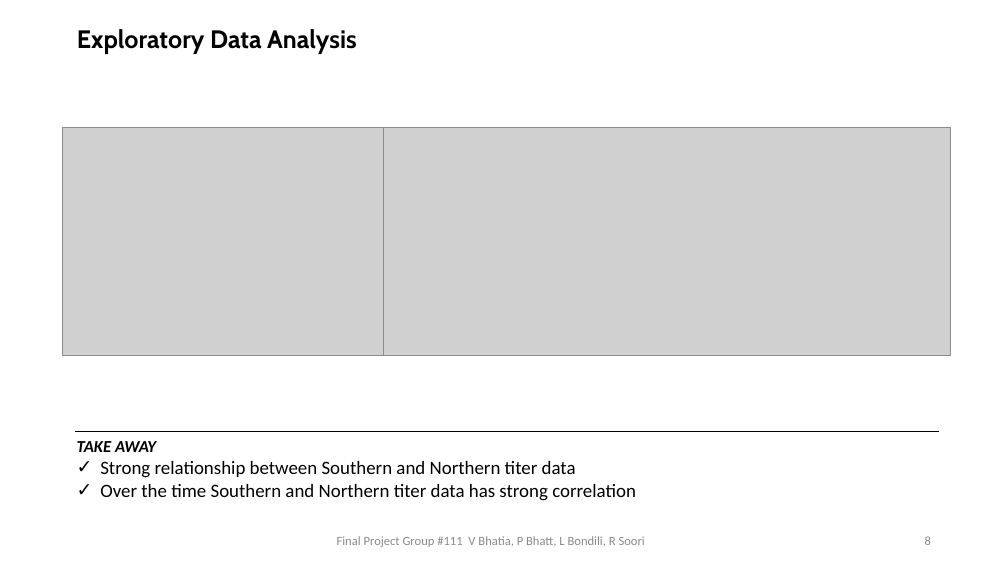
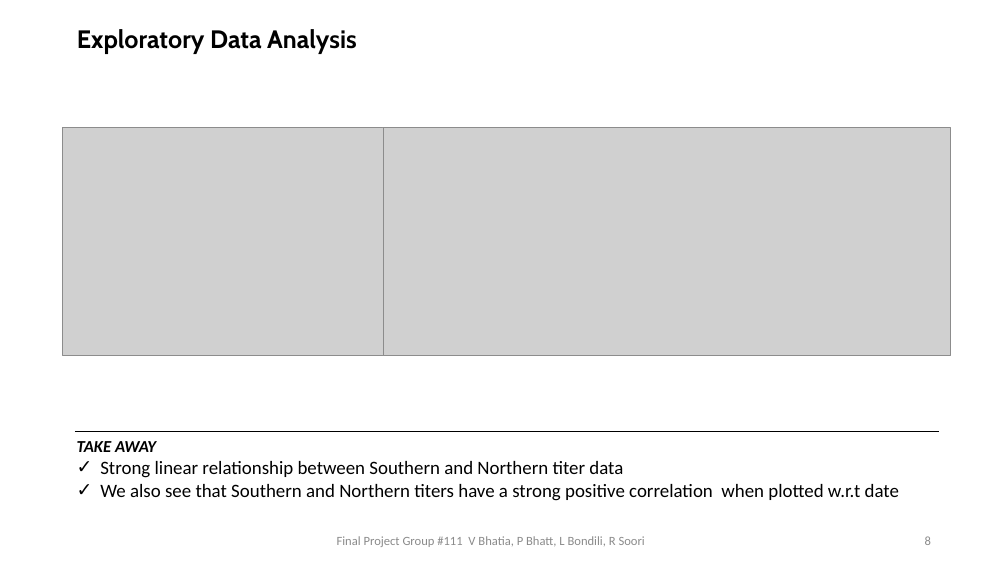
Before and after one commit to bhatiavr/cs109b-final-project-111, a slide deck: slide 8 of docs/Forecasting COVID-19 Cases Using SARS-Cov-2 Titers in Wastewater.pptx. Drawn at 1008x567 pixels with LibreOffice and Linux fonts; fonts in the diff are those of the drawing; grey boxes stand for pictures. Boxes give left, top, right and bottom in pixels: in the first picture for what was removed or moved away, otherwise in the second. Text is boxed around its words. In the diff, an @@ line names an element or a change of style, - is before the commit and + after.

```diff
--- a/docs/Forecasting COVID-19 Cases Using SARS-Cov-2 Titers in Wastewater.pptx
+++ b/docs/Forecasting COVID-19 Cases Using SARS-Cov-2 Titers in Wastewater.pptx
@@ text at (100, 461, 899, 501): text changed @@
-✓ Strong relationship between Southern and Northern titer data
-✓ Over the time Southern and Northern titer data has strong correlation
+✓ Strong linear relationship between Southern and Northern titer data
+✓ We also see that Southern and Northern titers have a strong positive correlation when plotted w.r.t date
```
Also in this commit, not shown: 17 other slides changed, 1 slide removed, 1 other file.
